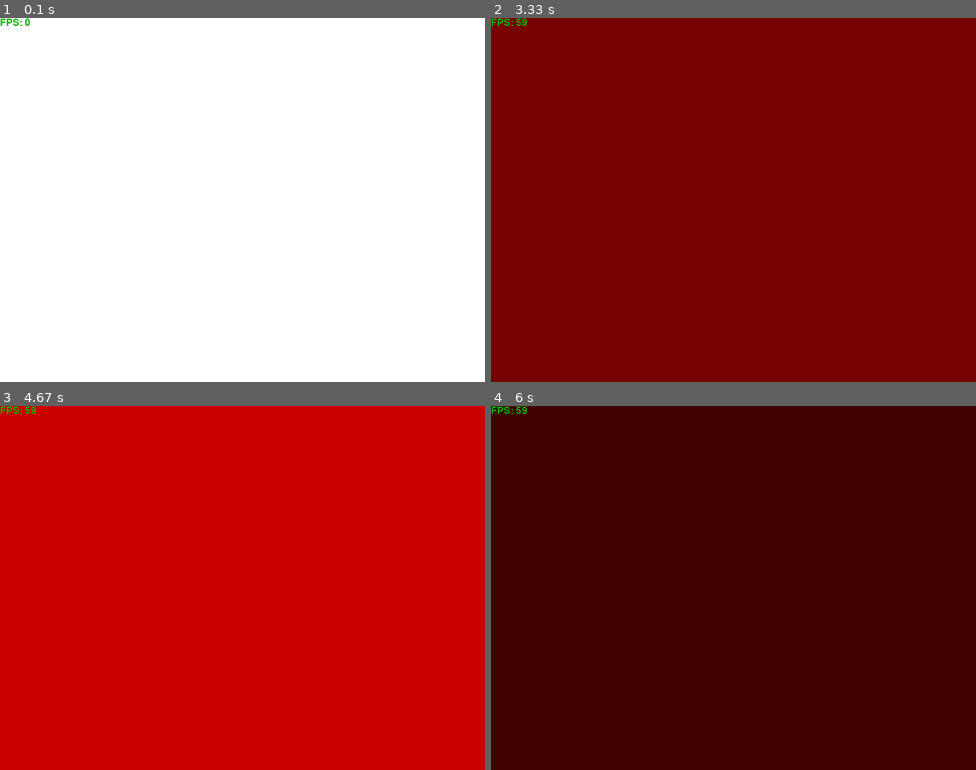
Above: before the commit, frames 1-4 (two rows, left to right).
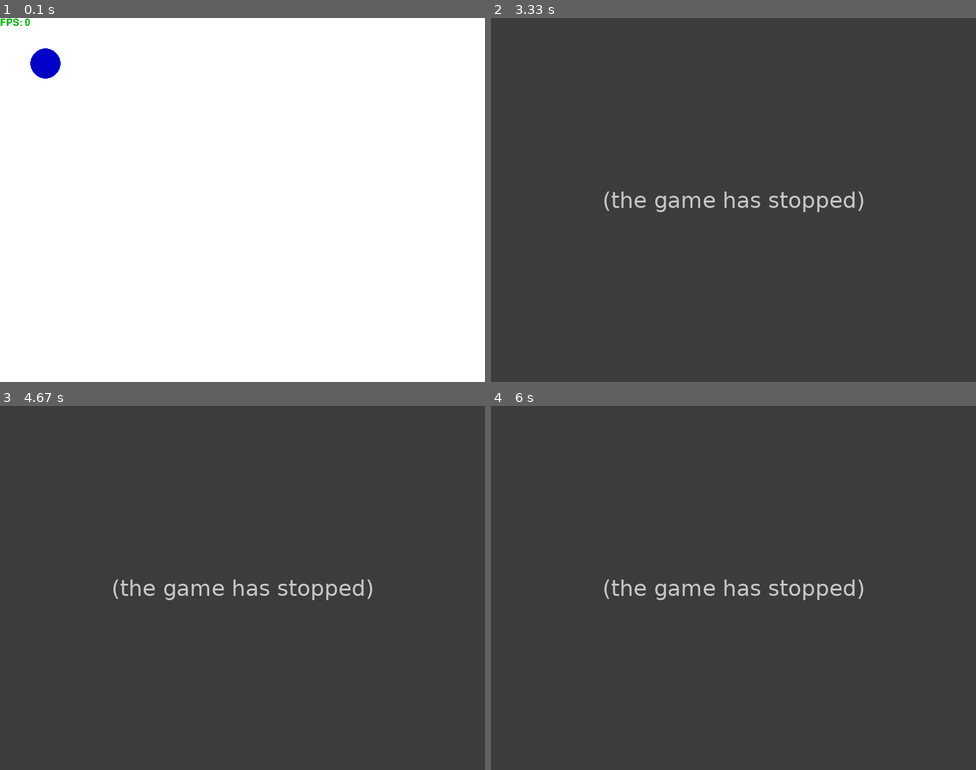
Above: after the commit, the same moments.

Repository: danielamador/pygame_game
Game: pygame game, started from first_game.py
Two runs of this game, one before a commit and one after it. Both use one fixed random seed, a clock stepped at 60 frames per second and the inputs below.
Inputs:
- Up to frame 1 (0.1 s): no input
- Up to frame 2 (3.33 s): tap Enter at 0.33, 3.23 s
- Up to frame 3 (4.67 s): hold Up 3.57-4.03 s
- Up to frame 4 (6 s): hold Enter 5.13-5.6 s

The runs differ from the first frame. In frame 1, 0.4% of the frame differs, in the area x 0-13%, y 0-17%; in frame 2, 100%, in the area x 0-100%, y 0-100%; in frame 3, 100%; in frame 4, 100%.
After the commit the program exited at 3.23 s; later frames show no game.

Commit message:
Draw hierarchy method delegation implemented

Diff:
--- a/drawable.py
+++ b/drawable.py
@@ -14,10 +14,10 @@
     def _process_pressed_buttons(self, pressed_list, scr_dimen):
         pass
 
-    def blit(self, screen):
-        screen.blit(self.surface, (self.x, self.y))
+    def blit(self, scene_surf):
+        scene_surf.blit(self.surface, (self.x, self.y))
 
-    def process_blink(self):
+    def process_blink(self, scene_surf):
         if True == self.alpha['fading']:
             self.alpha['alpha'] -= 5
         else:
@@ -35,28 +35,30 @@
         self.color = (c[0], c[1], c[2], self.alpha['alpha'])
         #print(self.color)
 
-        self.pygame_draw_meth()
 
     @abstractmethod
-    def pygame_draw_meth(self):
+    def pygame_draw_meth(self, scene_surf):
         pass
 
 class Background(DrawableElement):
     def __init__(self, x, y, color, size):#size: tuple (w,h)
         super().__init__(x, y, color)
         self.surface = pygame.Surface(size)
+        self.surface = self.surface.convert()
+        self.color = color
         self.surface.fill(self.color)
-        self.surface = self.surface.convert()
 
-    def pygame_draw_meth(self):
+    def pygame_draw_meth(self, scene_surf):
+        print(self.color)
         self.surface.fill(self.color)
-        self.surface = self.surface.convert()
+        #self.process_blink(scene_surf)
+        self.blit(scene_surf)
 
 class Circle(DrawableElement):
-    def __init__(self, x, y, color, radius):
+    def __init__(self, x, y, color, radius, scene_surf):
         super().__init__(x, y, color)
         self.radius = radius
-        self.pygame_draw_meth()
+        self.pygame_draw_meth(scene_surf)
         self.reverse_dir = [False, False]
 
     def reset_alpha(self):
@@ -66,7 +68,7 @@
         self.color = (c[0], c[1], c[2], self.alpha['alpha'])
         self.pygame_draw_meth()
 
-    def _process_pressed_buttons(self, pressed_list, scr_dimen):
+    def _process_pressed_buttons(self, pressed_list, scn_dimen):
         #print("circle.y:", self.y)
         #print("Pressed keys list:", pressed_list)
         if pressed_list[pygame.K_w] == True or pressed_list[pygame.K_UP]:
@@ -79,13 +81,13 @@
             self.x += 8
 
         if self.x < 0: self.x = 0
-        elif self.x > scr_dimen[0] - 2 * self.radius:
-            self.x = scr_dimen[0] - 2 * self.radius
+        elif self.x > scn_dimen[0] - 2 * self.radius:
+            self.x = scn_dimen[0] - 2 * self.radius
         if self.y < 0: self.y = 0
-        elif self.y > scr_dimen[1] - 2 * self.radius:
-            self.y = scr_dimen[1] - 2 * self.radius
+        elif self.y > scn_dimen[1] - 2 * self.radius:
+            self.y = scn_dimen[1] - 2 * self.radius
 
-    def dull_animation(self, scr_dimen):
+    def dull_animation(self, scn_dimen):
         if self.reverse_dir[0] == False:
             self.x += 4
         else:
@@ -96,16 +98,16 @@
         else:
             self.y -= 4
 
-        if self.x > scr_dimen[0] - 2 * self.radius:
-            self.x = scr_dimen[0]
+        if self.x > scn_dimen[0] - 2 * self.radius:
+            self.x = scn_dimen[0]
             self.reverse_dir[0] = True
 
         elif self.x < 0:
             self.x = 0
             self.reverse_dir[0] = False
 
-        if self.y > scr_dimen[1] - 2 * self.radius:
-            self.y = scr_dimen[1]
+        if self.y > scn_dimen[1] - 2 * self.radius:
+            self.y = scn_dimen[1]
             self.reverse_dir[1] = True
 
         elif self.y < 0:
@@ -114,13 +116,12 @@
 
         #print(self.x, self.y)
 
-    def pygame_draw_meth(self):
-        self.surface = pygame.Surface((2 * self.radius, 2 * self.radius))
-        self.surface = self.surface.convert_alpha()
-        self.surface.fill(COLOR_TRANS)
+    def pygame_draw_meth(self, scene_surf):
+        self.surface = pygame.Surface((2 * self.radius, 2 * self.radius)).convert_alpha()
+        self.surface.fill((0, 0, 0, 0))
         pygame.draw.circle(self.surface, self.color,
                           (self.radius, self.radius), self.radius)
-        print("Circle color: ", self.color)
+        self.blit(scene_surf)
 
 class Text(DrawableElement):
     def __init__(self, x, y, color, text):
--- a/first_game.py
+++ b/first_game.py
@@ -7,10 +7,11 @@
 
 #TODO: Need to do some modelling in loop scene shifting. And in all the classes and communicating methods so far
 #      This surely needs some organization
+#      Scene.surface attribute and communication with drawable.pygame_draw_meth
 COLOR_RED   = (255, 0,   0,   255)
 COLOR_GREEN = (0,   180, 0,   255)
 COLOR_BLUE  = (0,   0,   255, 255)
-COLOR_WHITE = (255, 255, 255)
+COLOR_WHITE = (255, 255, 255, 255)
 COLOR_GREY  = (128, 128, 128, 255)
 COLOR_PCK   = (255, 0,   128)
 COLOR_TRANS = (0,   0,   0,   0)
@@ -50,7 +51,7 @@
         if self.render_fps:
             text = "FPS: " + str(int(fps))
             fw, fh = self.font.size(text)
-            surface = self.font.render(text, True, COLOR_GREEN)
+            surface = self.font.render(text, False, COLOR_GREEN)#.convert_alpha()
             self.screen.blit(surface, (0, 0))
 
     def _process_events(self):
@@ -78,7 +79,7 @@
 
     def main_loop(self, start_act):#start_act is the starting active scene
         self.active_scene = start_act
-        inact_mess = None
+        deact_mess = None#the message received when a scene is deactivated
 
         while True == self.main_loop_on:
             self.scenes[self.active_scene].draw()
@@ -87,11 +88,12 @@
             self.time_elapsed += self.clock.tick(60)
             next_scene = self._process_events()
             self._process_pressed_buttons()
-            inact_mess = self.scenes[self.active_scene].ask_inactivated()
+            deact_mess = self.scenes[self.active_scene].ask_deactivated()
             #print(inact_mess)
-            if inact_mess != None:
-                self.transition(self.locate_by_label(inact_mess))
-                self.active_scene = self.locate_by_label(inact_mess)
+            print(deact_mess, "pos:", self.locate_by_label(deact_mess))
+            if deact_mess != None:
+                self.transition(self.locate_by_label(deact_mess))
+                self.active_scene = self.locate_by_label(deact_mess)
 
     def transition(self, target_scene):
         temp_1 = self.scenes[self.active_scene].surface
@@ -146,8 +148,9 @@
 def main():
     manager_obj = GameManager()
     manager_obj.start_pygame((800, 600), "First game")
-    manager_obj.insert_scene(scene.Solid_Color(manager_obj, "white_screen", COLOR_WHITE))
-    manager_obj.insert_scene(scene.Solid_Color(manager_obj, "red_screen", COLOR_RED))
+    manager_obj.insert_scene(scene.White_Screen(manager_obj))
+    manager_obj.insert_scene(scene.Red_Screen(manager_obj))
+    #manager_obj.insert_scene()
     manager_obj.main_loop(0)
 
 if __name__ == "__main__":
--- a/scene.py
+++ b/scene.py
@@ -1,23 +1,30 @@
 from abc import ABCMeta, abstractmethod
 import pygame
+import drawable
 
 class Scene(metaclass = ABCMeta):
-    def __init__(self, manager, label):
+    def __init__(self, manager, dimen = (0, 0)):
         self.manager = manager #reference to game manager
-        self.label = label
+        self.label = ""
         self.draw_elems = []
         self.font = None
         self.active = False
-        self.inactive_signal = False
-        self.inact_mess = ""#indicates the label
-        self.surface = None
+        self.deactive_signal = False
+        self.deact_mess = ""#indicates the label
+        self.label = ""
+
+        if dimen == (0, 0):
+            self.surface = pygame.Surface(manager.scr_dimen).convert_alpha()
+        else:
+            self.surface = pygame.Surface(dimen).convert_alpha()
 
     def insert_drawable_element(self, drawable):
         self.draw_elems.append(drawable)
 
     #if after the scene, the program must quit, use python exit() and NOT use an inact_mess for that
     def _process_events(self, event_queue):
-        pass
+        for elems in self.draw_elems:
+            elems._process_events(event_queue)
 
     def _process_pressed_buttons(self):
         pressed_list = pygame.key.get_pressed()
@@ -25,28 +32,31 @@
         for elems in self.draw_elems:
             elems._process_pressed_buttons(pressed_list, self.scr_dimen)
 
-    @abstractmethod
-    def draw():
-        pass
+    def draw(self):
+        for elems in self.draw_elems:
+            elems.pygame_draw_meth()
 
     @abstractmethod
     #scene loop must return the label of the next scene
     def scene_loop(self):
         pass
 
-    def ask_inactivated(self):
-        if self.inactive_signal == True:
-            self.inactive_signal = False
-            print(self.inact_mess)
-            return self.inact_mess
+    def ask_deactivated(self):
+        if self.deactive_signal == True:
+            self.deactive_signal = False
+            print(self.deact_mess)
+            return self.deact_mess
 
-class Solid_Color(Scene):
-    def __init__(self, manager, label, color):
-        super().__init__(manager, label)
-        self.surface = pygame.Surface((self.manager.screen.get_size())).convert()
-        self.surface.fill(color)
+class White_Screen(Scene):
+    def __init__(self, manager, dimen = (0, 0)):
+        super().__init__(manager, dimen)
+        self.label = "white_screen"
+        self.draw_elems.append(drawable.Background(0, 0, (255, 255, 255, 2), (800, 600)))
+        self.draw_elems.append(drawable.Circle(50, 50, (0, 0, 200, 255), 25, self.surface))
 
     def draw(self):
+        for elems in self.draw_elems:
+            elems.pygame_draw_meth(self.surface)
         self.manager.screen.blit(self.surface, (0,0))
 
 
@@ -56,8 +66,8 @@
                 if event.key == pygame.K_RETURN:
                     print("Return pressed in Solid_Color")
                     self.active = False
-                    self.inactive_signal = True
-                    self.inact_mess = "red_screen"
+                    self.deactive_signal = True
+                    self.deact_mess = "red_screen"
 
     def scene_loop(self):
         self.active = True
@@ -65,3 +75,30 @@
             self.draw()
         self.active = False
         return "red_screen"
+
+class Red_Screen(Scene):
+    def __init__(self, manager, dimen = (0, 0)):
+        super().__init__(manager)
+        self.label = "red_screen"
+        self.draw_elems.append(drawable.Background(0, 0, (255, 0, 0, 255), (800, 600)))
+
+    def draw(self):
+        for elems in self.draw_elems:
+            elems.pygame_draw_meth(self.surface)
+        self.manager.screen.blit(self.surface, (0,0))
+
+
+    def _process_events(self, event_queue):
+        for event in event_queue:
+            if event.type == pygame.KEYDOWN:
+                if event.key == pygame.K_RETURN:
+                    self.active = False
+                    self.deactive_signal = True
+                    exit()
+
+    def scene_loop(self):
+        self.active = True
+        while self.active:
+            self.draw()
+        self.active = False
+        return "red_screen"
